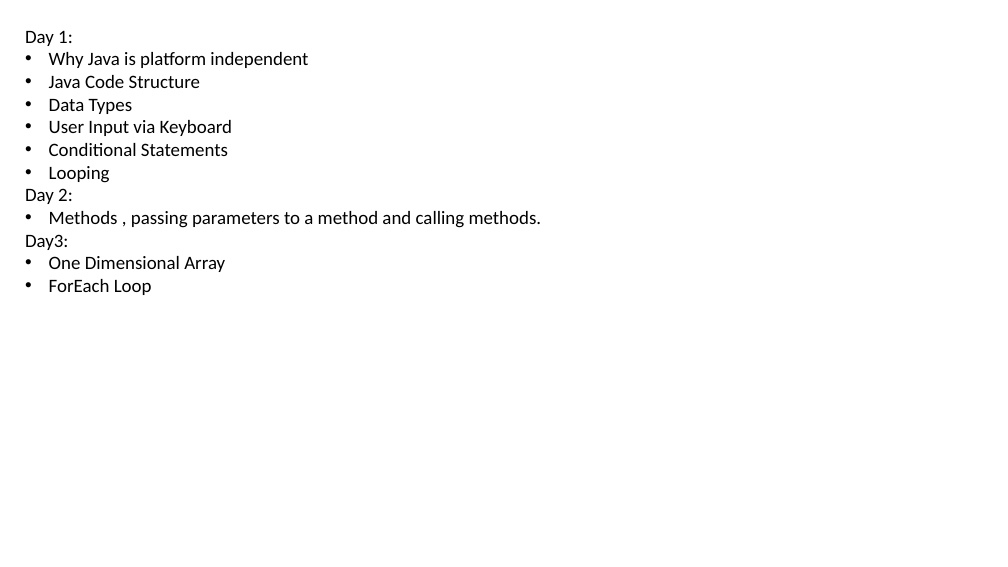
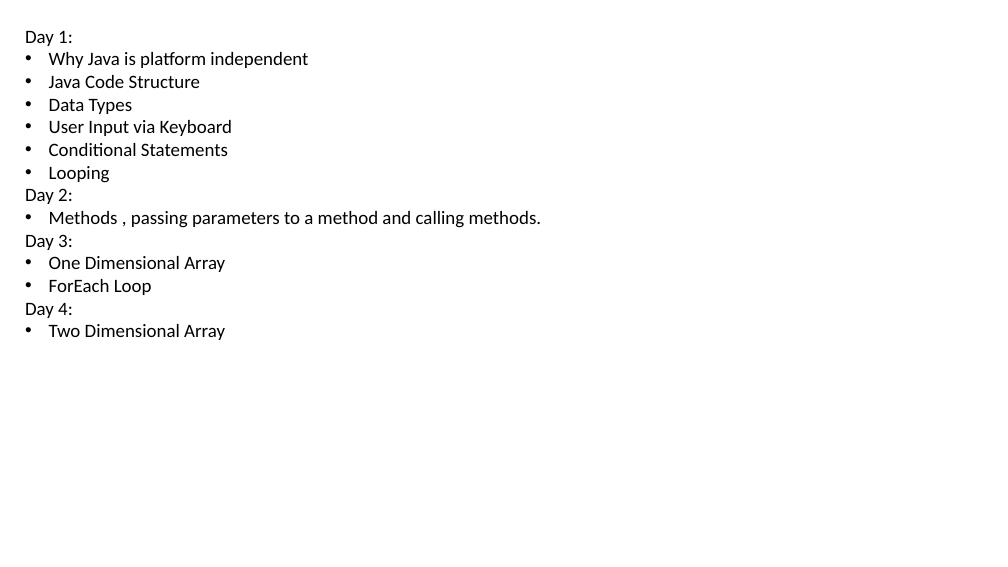
Before and after one commit to ahibhushan/100DaysOfCode, a slide deck: slide 1 of Stats.pptx. Drawn at 1008x567 pixels with LibreOffice and Linux fonts; fonts in the diff are those of the drawing. Boxes give left, top, right and bottom in pixels: in the first picture for what was removed or moved away, otherwise in the second. Text is boxed around its words. In the diff, an @@ line names an element or a change of style, - is before the commit and + after.

```diff
--- a/Stats.pptx
+++ b/Stats.pptx
@@ text at <box>25,234,73,250</box>: spaces changed @@
-Day3:
+Day 3:
@@ text at <box>25,303,225,340</box>: paragraphs added @@
+Day 4:
+• Two Dimensional Array
```
Also in this commit, not shown: 2 other files.
